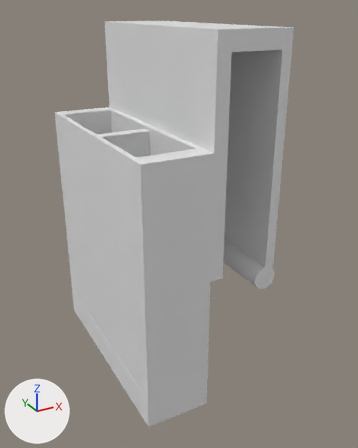
Two versions of the Blender file holder/pre-support.blend, one commit apart.
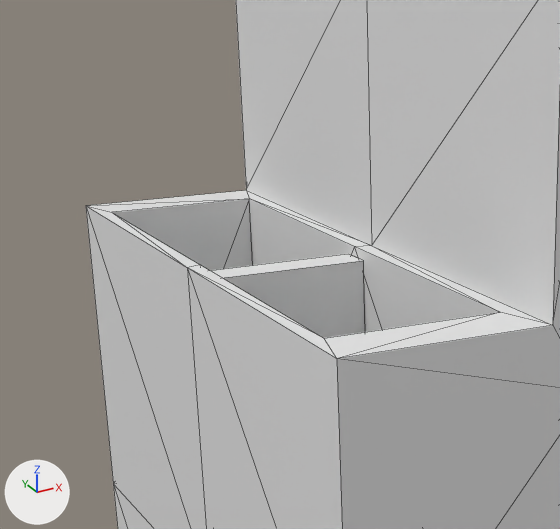
Each version appears first whole from a camera (50 mm lens) standing at (-80.1, -135.4, 113.4) and looking at (-8.7, -5.6, 48.5), and next in a close-up on the part from 7% to 61% of the width and 9% to 50% of the height. Arrows for +X, +Y and +Z are at lower left; the lights stay in place. The close-ups show mesh edges as thin lines.

The first close-up shows 'Holder', 'divider'.
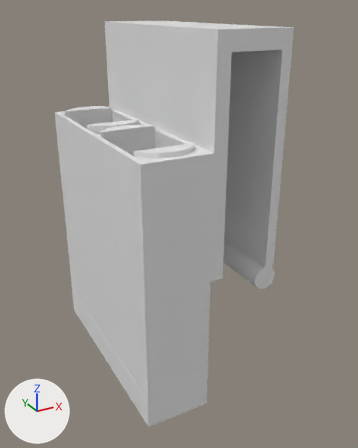
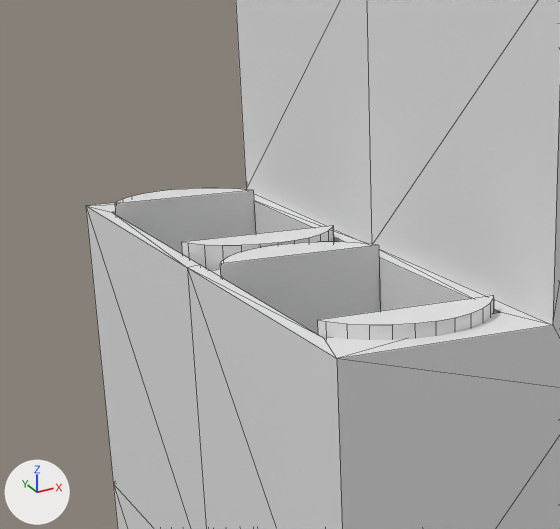
Commit message: pre subtract

Boxes [x1, y1, x2, y2] around the edits, measured in the close-ups (560 x 529 px):
'Cylinder.001', shown
    after: [220, 242, 380, 335]
'Cylinder.003', shown
    after: [115, 188, 256, 254]
'Cylinder', shown
    after: [317, 295, 494, 340]
'Cylinder.002', shown
    after: [181, 225, 334, 270]
'divider', unchanged, covered by the edit
    before: [209, 254, 365, 338]
    after: [209, 269, 221, 277]

Edits to the bpy script that builds the scene:
```text
Change ob_cylinder:
    ob_cylinder.location: (-25.1, -24.5, 71.3) -> (-25.1, -23.5, 71.3)
    remove ob_cylinder.hide_viewport = True
Change ob_cylinder_001:
    remove ob_cylinder_001.hide_viewport = True
Change ob_cylinder_002:
    remove ob_cylinder_002.hide_viewport = True
Change ob_cylinder_003:
    ob_cylinder_003.location: (-25.1, 24.5, 71.3) -> (-25.1, 23.5, 71.3)
    remove ob_cylinder_003.hide_viewport = True
```
